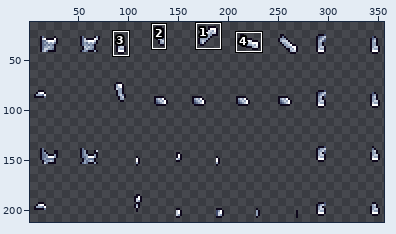
One commit to this sprite sheet: Content/Items/Armor/BrightSteelArmor/BrightSteelChestplate_Body.png. Above, an overview of the earlier version with the close-up marked.
Close-up. First the earlier version:
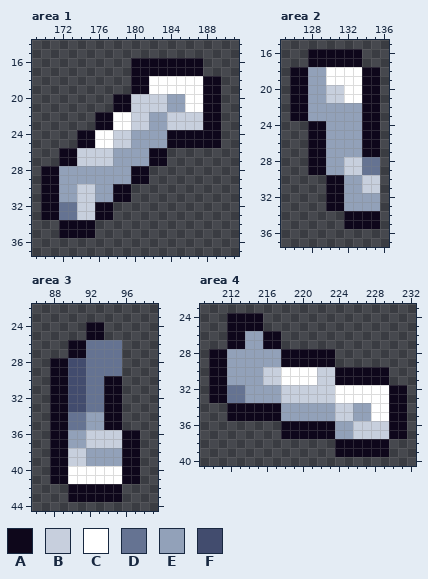
The file is 360x224 pixels. Shown: area 1: x 169..191, y 14..37; area 2: x 125..136, y 15..37; area 3: x 86..99, y 22..44; area 4: x 209..232, y 23..40. The wide view leaves out empty margins. The commit also changed other parts of the picture, which this record leaves out.
Palette (. is transparent): A #0e071b  B #c7cfdd  C #ffffff  D #657392  E #92a1b9  F #424c6e
Pixels before, area 1, first column x 170:
16 ..........AAAAAAAA..
17 ..........AAAAAAAA..
18 ..........AACCCCCCAA
19 ..........AACCCCCCAA
20 ........AABBBBEECCAA
21 ........AABBBBEECCAA
22 ......AACCBBEEBBBBAA
23 ......AACCBBEEBBBBAA
24 ....AACCBBEEEEAAAAAA
25 ....AACCBBEEEEAAAAAA
26 ..AABBBBEEEEAA......
27 ..AABBBBEEEEAA......
28 AAEEEEEEEEAA........
29 AAEEEEEEEEAA........
30 AAEEBBEEAA..........
31 AAEEBBEEAA..........
32 AADDBBAA............
33 AADDBBAA............
34 ..AAAA..............
35 ..AAAA..............
Pixels before, area 2, first column x 126:
16 ..AAAAAA..
17 ..AAAAAA..
18 AAEECCCCAA
19 AAEECCCCAA
20 AAEEBBCCAA
21 AAEEBBCCAA
22 AAEEEEEEAA
23 AAEEEEEEAA
24 ..AAEEEEAA
25 ..AAEEEEAA
26 ..AAEEEEAA
27 ..AAEEEEAA
28 ..AAEEBBDD
29 ..AAEEBBDD
30 ....AAEEBB
31 ....AAEEBB
32 ....AAEEEE
33 ....AAEEEE
34 ......AAAA
35 ......AAAA
Pixels before, area 3, first column x 88:
24 ....AA....
25 ....AA....
26 ..AADDDD..
27 ..AADDDD..
28 AAFFDDDD..
29 AAFFDDDD..
30 AAFFDDAA..
31 AAFFDDAA..
32 AAFFDDAA..
33 AAFFDDAA..
34 AADDEEAA..
35 AADDEEAA..
36 AAEEBBBBAA
37 AAEEBBBBAA
38 AABBEEEEAA
39 AABBEEEEAA
40 AACCCCCCAA
41 AACCCCCCAA
42 ..AAAAAA..
43 ..AAAAAA..
Pixels before, area 4, first column x 210:
24 ..AAAA................
25 ..AAAA................
26 ..AAEEAA..............
27 ..AAEEAA..............
28 AAEEEEEEAAAAAA........
29 AAEEEEEEAAAAAA........
30 AAEEEEBBCCCCBBAAAAAA..
31 AAEEEEBBCCCCBBAAAAAA..
32 AADDEEEEBBBBBBCCCCCCAA
33 AADDEEEEBBBBBBCCCCCCAA
34 ..AAAAAAEEEEEEBBEECCAA
35 ..AAAAAAEEEEEEBBEECCAA
36 ........AAAAAAEEBBBBAA
37 ........AAAAAAEEBBBBAA
38 ..............AAAAAA..
39 ..............AAAAAA..
Once edited:
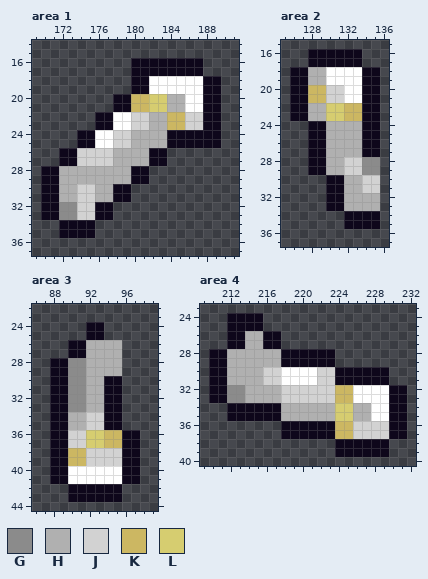
Colours new in this view: G #8b8b8b  H #b0b0b0  J #d2d2d2  K #ccb762  L #d6cd70
Difference:
Changed rows in their new state; - is an unchanged pixel.
Area 1:
first column x 172:
20 --------KKLLHH--
21 --------KKLLHH--
22 --------JJHHKKJJ
23 --------JJHHKKJJ
24 ------JJHHHH----
25 ------JJHHHH----
26 --JJJJHHHH------
27 --JJJJHHHH------
28 HHHHHHHH--------
29 HHHHHHHH--------
30 HHJJHH----------
31 HHJJHH----------
32 GGJJ------------
33 GGJJ------------
Area 2:
first column x 128:
18 HH------
19 HH------
20 KKJJ----
21 KKJJ----
22 HHLLKK--
23 HHLLKK--
24 --HHHH--
25 --HHHH--
26 --HHHH--
27 --HHHH--
28 --HHJJGG
29 --HHJJGG
30 ----HHJJ
31 ----HHJJ
32 ----HHHH
33 ----HHHH
Area 3:
first column x 90:
26 --HHHH
27 --HHHH
28 GGHHHH
29 GGHHHH
30 GGHH--
31 GGHH--
32 GGHH--
33 GGHH--
34 HHJJ--
35 HHJJ--
36 JJLLKK
37 JJLLKK
38 KKJJJJ
39 KKJJJJ
Area 4:
first column x 212:
26 --HH--------------
27 --HH--------------
28 HHHHHH------------
29 HHHHHH------------
30 HHHHJJ----JJ------
31 HHHHJJ----JJ------
32 GGHHHHJJJJJJKK----
33 GGHHHHJJJJJJKK----
34 ------HHHHHHLLHH--
35 ------HHHHHHLLHH--
36 ------------KKJJJJ
37 ------------KKJJJJ
Where, in picture pixels (left, top, right, bottom), the same in both close-ups:
changed: (59, 94, 203, 220)
changed: (308, 67, 380, 211)
changed: (68, 340, 122, 466)
changed: (227, 331, 389, 439)
